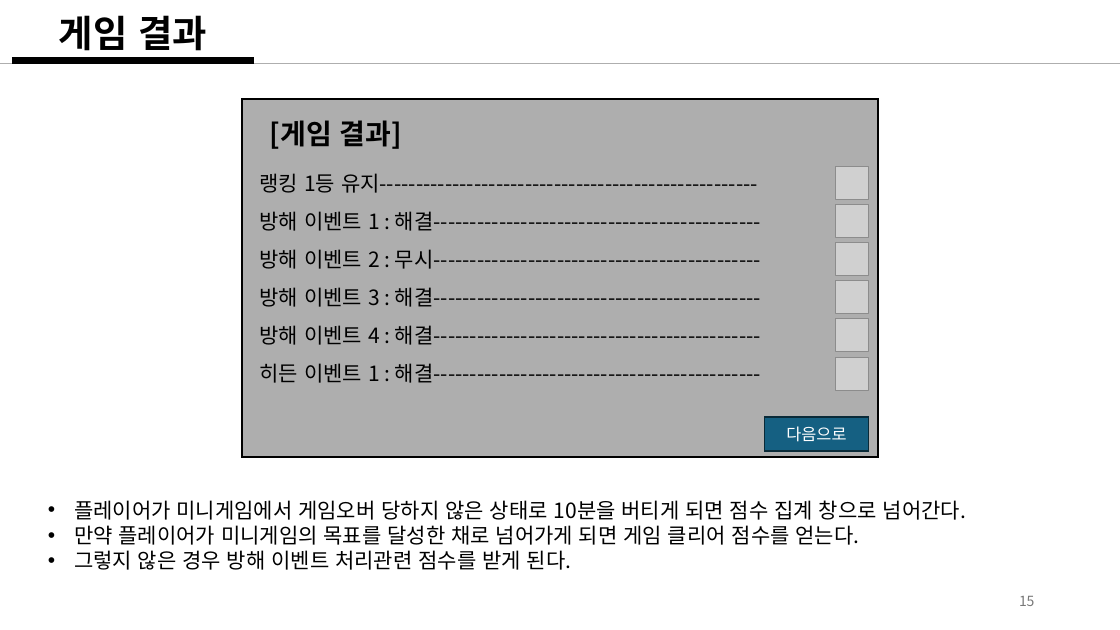
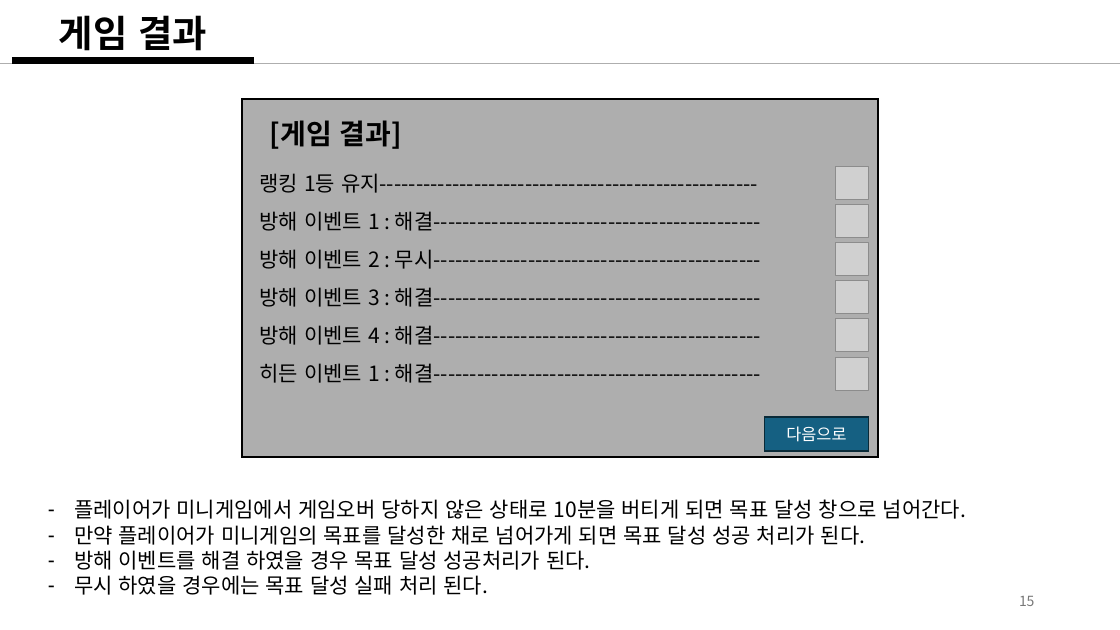
Before and after one commit to weariness00/Mandle_10Minute_Game, a slide deck: slide 15 of document/Please Leave me alone!.pptx. Drawn at 1120x630 pixels with LibreOffice and Linux fonts; fonts in the diff are those of the drawing; grey boxes stand for pictures. Boxes give left, top, right and bottom in pixels: in the first picture for what was removed or moved away, otherwise in the second. Text is boxed around its words. In the diff, an @@ line names an element or a change of style, - is before the commit and + after.

Commit message:
20250204_기획_update
- 추가 미니게임 기획

```diff
--- a/document/Please Leave me alone!.pptx
+++ b/document/Please Leave me alone!.pptx
@@ text at (74, 499, 966, 595): text changed @@
-• 플레이어가 미니게임에서 게임오버 당하지 않은 상태로 10분을 버티게 되면 점수 집계 창으로 넘어간다.
-• 만약 플레이어가 미니게임의 목표를 달성한 채로 넘어가게 되면 게임 클리어 점수를 얻는다.
-• 그렇지 않은 경우 방해 이벤트 처리관련 점수를 받게 된다.
+– 플레이어가 미니게임에서 게임오버 당하지 않은 상태로 10분을 버티게 되면 목표 달성 창으로 넘어간다.
+– 만약 플레이어가 미니게임의 목표를 달성한 채로 넘어가게 되면 목표 달성 성공 처리가 된다.
+– 방해 이벤트를 해결 하였을 경우 목표 달성 성공처리가 된다.
+– 무시 하였을 경우에는 목표 달성 실패 처리 된다.
```
Also in this commit, not shown: 6 other slides changed, 4 slides added, 1 other file.
